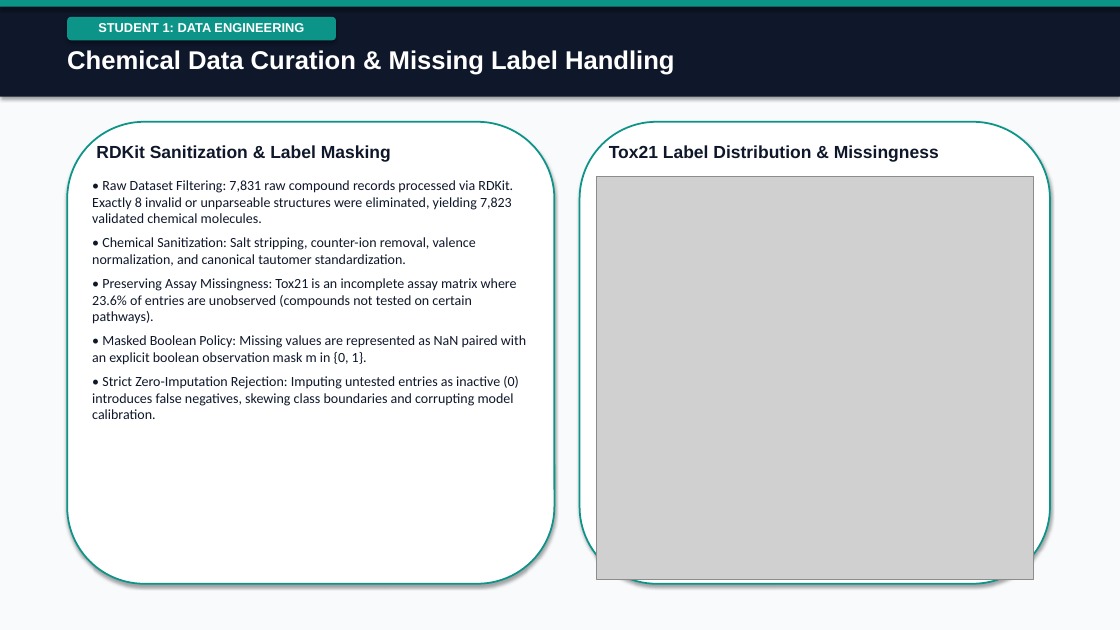
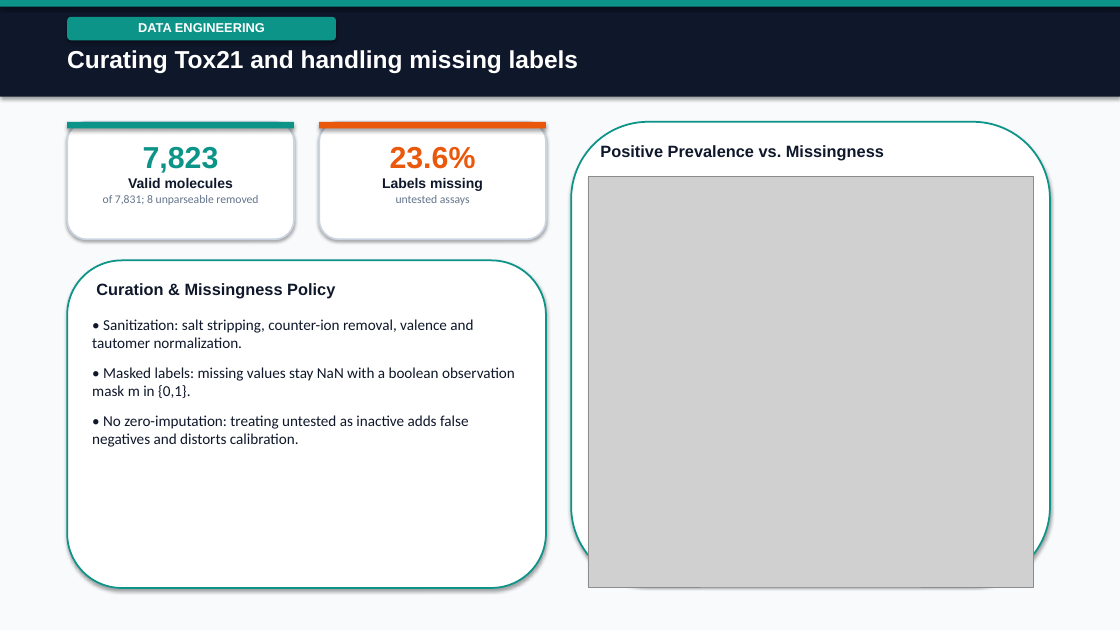
Before and after one commit to shouryapratap132006/Molecular-Toxicity-Prediction, a slide deck: slide 4 of reports/final_presentation/phase2_final_presentation.pptx. Drawn at 1120x630 pixels with LibreOffice and Linux fonts; fonts in the diff are those of the drawing; grey boxes stand for pictures. Boxes give left, top, right and bottom in pixels: in the first picture for what was removed or moved away, otherwise in the second. Text is boxed around its words. In the diff, an @@ line names an element or a change of style, - is before the commit and + after.

Commit message:
docs(presentation): align slide deck directly with defense script

```diff
--- a/reports/final_presentation/phase2_final_presentation.pptx
+++ b/reports/final_presentation/phase2_final_presentation.pptx
@@ text in rounded rectangle at bbox=[138, 23, 265, 32]: text changed @@
-STUDENT 1: DATA ENGINEERING
+DATA ENGINEERING
@@ text at bbox=[67, 50, 578, 73]: text changed; size 22 to 21 pt @@
-Chemical Data Curation & Missing Label Handling
+Curating Tox21 and handling missing labels
@@ rounded rectangle added at bbox=[67, 122, 294, 239], fill #FFFFFF, outline #CBD5E1 1.5 pt @@
@@ rectangle added at bbox=[67, 122, 294, 129], fill #0D9488 @@
@@ text removed at bbox=[96, 145, 391, 162] @@
-RDKit Sanitization & Label Masking
@@ text added at bbox=[103, 147, 258, 205], 10 pt, text #64748B @@
+7,823
+Valid molecules
+of 7,831; 8 unparseable removed
@@ rounded rectangle added at bbox=[319, 122, 546, 239], fill #FFFFFF, outline #CBD5E1 1.5 pt @@
@@ rectangle added at bbox=[319, 122, 546, 129], fill #EA580C @@
@@ text added at bbox=[382, 146, 483, 205], 10 pt, text #64748B, bold @@
+23.6%
+Labels missing
+untested assays
@@ rounded rectangle: place and size @@
-rounded rectangle at bbox=[580, 122, 1050, 584]
+rounded rectangle at bbox=[571, 122, 1050, 584]
@@ text at bbox=[600, 145, 884, 161]: text changed; size 15 to 14 pt @@
-Tox21 Label Distribution & Missingness
+Positive Prevalence vs. Missingness
@@ picture: place and size @@
-picture at bbox=[597, 176, 1033, 580]
+picture at bbox=[588, 176, 1033, 587]
@@ rounded rectangle: place and size @@
-rounded rectangle at bbox=[67, 122, 555, 584]
+rounded rectangle at bbox=[67, 260, 546, 588]
@@ text added at bbox=[96, 283, 335, 299], 14 pt, text #0F172A, bold @@
+Curation & Missingness Policy
@@ text at bbox=[92, 319, 515, 447]: text changed; size 12 to 13 pt @@
-• Raw Dataset Filtering: 7,831 raw compound records processed via RDKit. Exactly 8 invalid or unparseable structures were eliminated, yielding 7,823 validated chemical molecules.
-• Chemical Sanitization: Salt stripping, counter-ion removal, valence normalization, and canonical tautomer standardization.
-• Preserving Assay Missingness: Tox21 is an incomplete assay matrix where 23.6% of entries are unobserved (compounds not tested on certain pathways).
-• Masked Boolean Policy: Missing values are represented as NaN paired with an explicit boolean observation mask m in {0, 1}.
-• Strict Zero-Imputation Rejection: Imputing untested entries as inactive (0) introduces false negatives, skewing class boundaries and corrupting model calibration.
+• Sanitization: salt stripping, counter-ion removal, valence and tautomer normalization.
+• Masked labels: missing values stay NaN with a boolean observation mask m in {0,1}.
+• No zero-imputation: treating untested as inactive adds false negatives and distorts calibration.
```
Also in this commit, not shown: 19 other slides changed, 1 other file.
